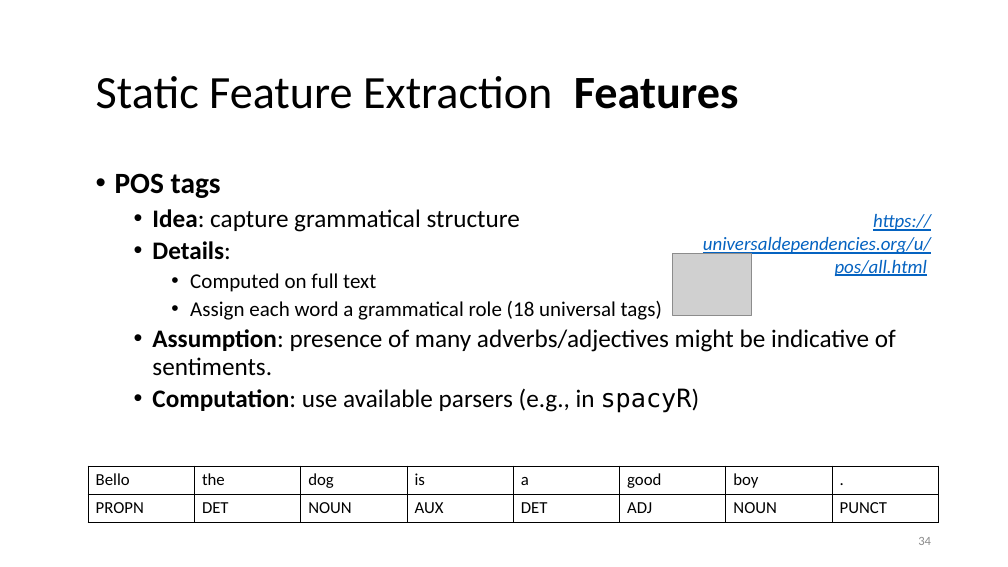
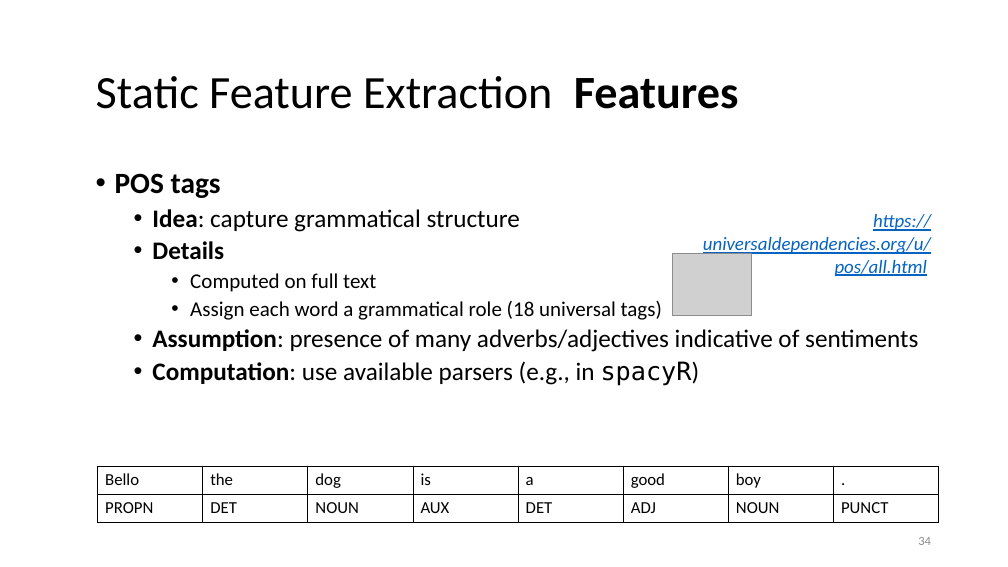
Before and after one commit to lisa-wm/consulting, a slide deck: slide 34 of 5_seminar/Contents_Part_02/slides/slides_II_1.pptx. Drawn at 1008x567 pixels with LibreOffice and Linux fonts; fonts in the diff are those of the drawing; grey boxes stand for pictures. Boxes give left, top, right and bottom in pixels: in the first picture for what was removed or moved away, otherwise in the second. Text is boxed around its words. In the diff, an @@ line names an element or a change of style, - is before the commit and + after.

```diff
--- a/5_seminar/Contents_Part_02/slides/slides_II_1.pptx
+++ b/5_seminar/Contents_Part_02/slides/slides_II_1.pptx
@@ text at [152, 241, 224, 260]: text changed @@
-  • Details:
+  • Details
@@ text at [152, 329, 918, 352]: text changed @@
-  • Assumption: presence of many adverbs/adjectives might be indicative of sentiments.
+  • Assumption: presence of many adverbs/adjectives indicative of sentiments
@@ table: place and size @@
-table at [88, 466, 941, 521]
+table at [98, 466, 938, 521]
```
Also in this commit, not shown: 13 other slides changed, 1 slide added, 1 slide removed, 4 other files.
